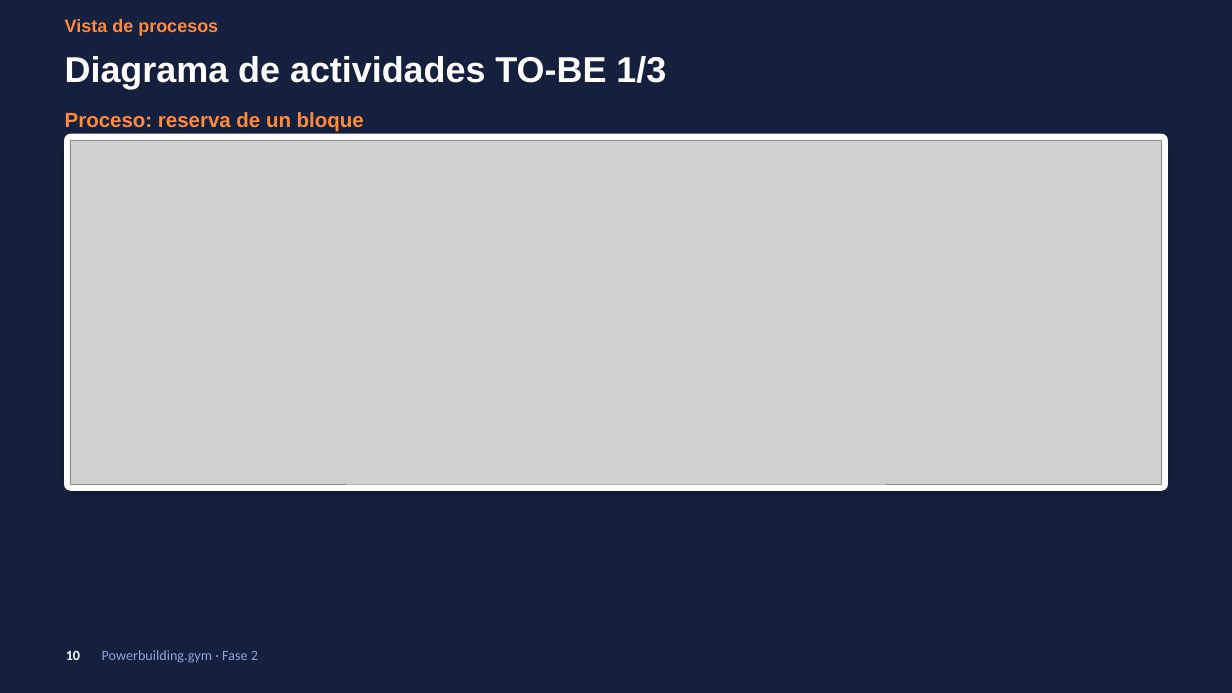
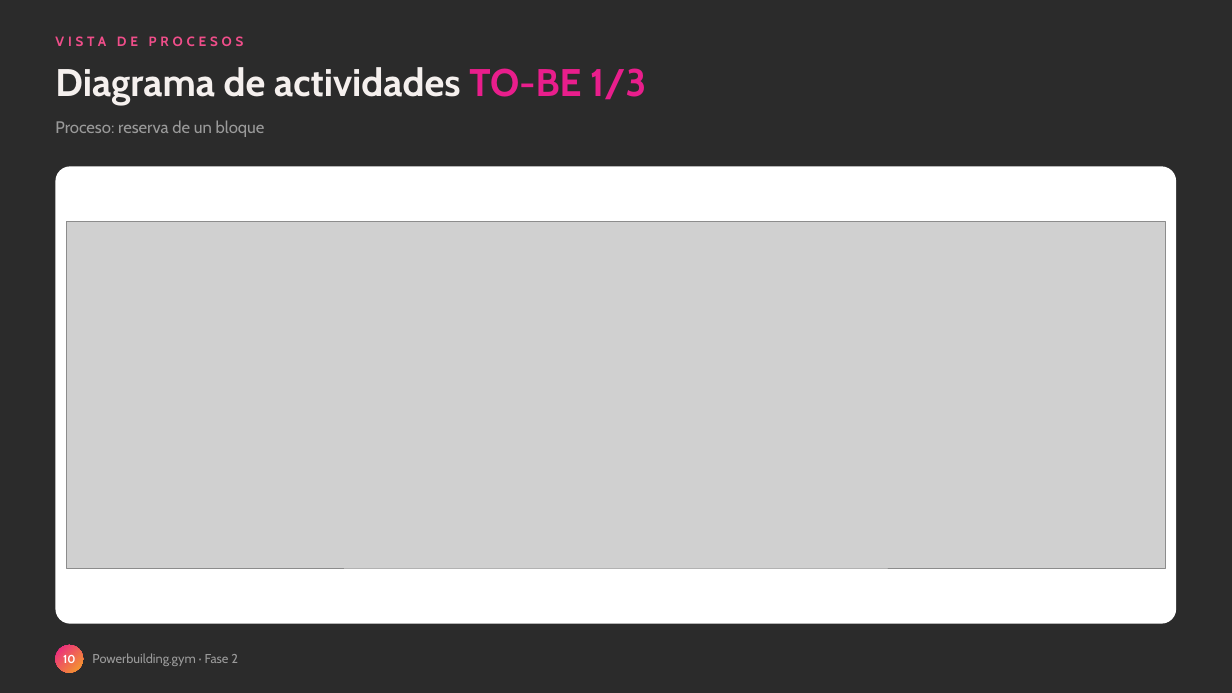
Before and after one commit to zalak3t/Powerbuilding.gym, a slide deck: slide 10 of FASE-2/Documentacion Asignatura PTY4614/Presentación Proyecto.pptx. Drawn at 1232x693 pixels with LibreOffice and Linux fonts; fonts in the diff are those of the drawing; grey boxes stand for pictures; background and template pictures are left out; a plain dark background stands for a picture behind light text. Boxes give left, top, right and bottom in pixels: in the first picture for what was removed or moved away, otherwise in the second. Text is boxed around its words. In the diff, an @@ line names an element or a change of style, - is before the commit and + after.

```diff
--- a/FASE-2/Documentacion Asignatura PTY4614/Presentación Proyecto.pptx
+++ b/FASE-2/Documentacion Asignatura PTY4614/Presentación Proyecto.pptx
@@ background #14203D to picture (left out) @@
@@ text at [65, 19, 218, 36]: paragraph removed @@
-Vista de procesos
@@ text "Diagrama de actividades TO-BE 1/3": place and size @@
-text "Diagrama de actividades TO-BE 1/3" at [65, 19, 666, 132]
+text "Diagrama de actividades TO-BE 1/3" at [55, 67, 646, 106]
@@ text "Diagrama de actividades TO-BE 1/3" at [55, 67, 646, 106]: size 28 to 30 pt, font Arial to Cabin; text colour #FFFFFF to #F5F0EE in "Diagrama de actividades"; text colour #FFFFFF to gradient #E91E8C to #F5A623 in "TO-BE 1/3"; less space between paragraphs; vertical alignment middle to top @@
@@ text added at [55, 36, 244, 46], 10.5 pt, text #F04E8A, bold @@
+VISTA DE PROCESOS
@@ text at [65, 112, 364, 132]: paragraph removed @@
-Proceso: reserva de un bloque
@@ text added at [55, 120, 265, 137], 13 pt, text #9A9A9A @@
+Proceso: reserva de un bloque
@@ rounded rectangle: place and size @@
-rounded rectangle at [65, 134, 1167, 490]
+rounded rectangle at [55, 166, 1177, 624]
@@ rounded rectangle at [55, 166, 1177, 624]: outline #FFFFFF 1 pt to none; shadow off; proportions changed @@
@@ picture: place and size @@
-picture at [71, 140, 1162, 484]
+picture at [67, 222, 1165, 568]
@@ ellipse "10": place and size @@
-ellipse "10" at [66, 650, 80, 660]
+ellipse "10" at [55, 645, 83, 673]
@@ ellipse "10" at [55, 645, 83, 673]: size 11 to 9 pt, font Calibri to Cabin; fill none to gradient #E91E8C to #F5A623 @@
@@ text added at [92, 653, 238, 666], 10 pt, text #9A9A9A @@
+Powerbuilding.gym · Fase 2
@@ text removed at [102, 650, 258, 663] @@
-Powerbuilding.gym · Fase 2
```
Also in this commit, not shown: 27 other slides changed, 1 slide added, 1 slide removed, 6 other files.
